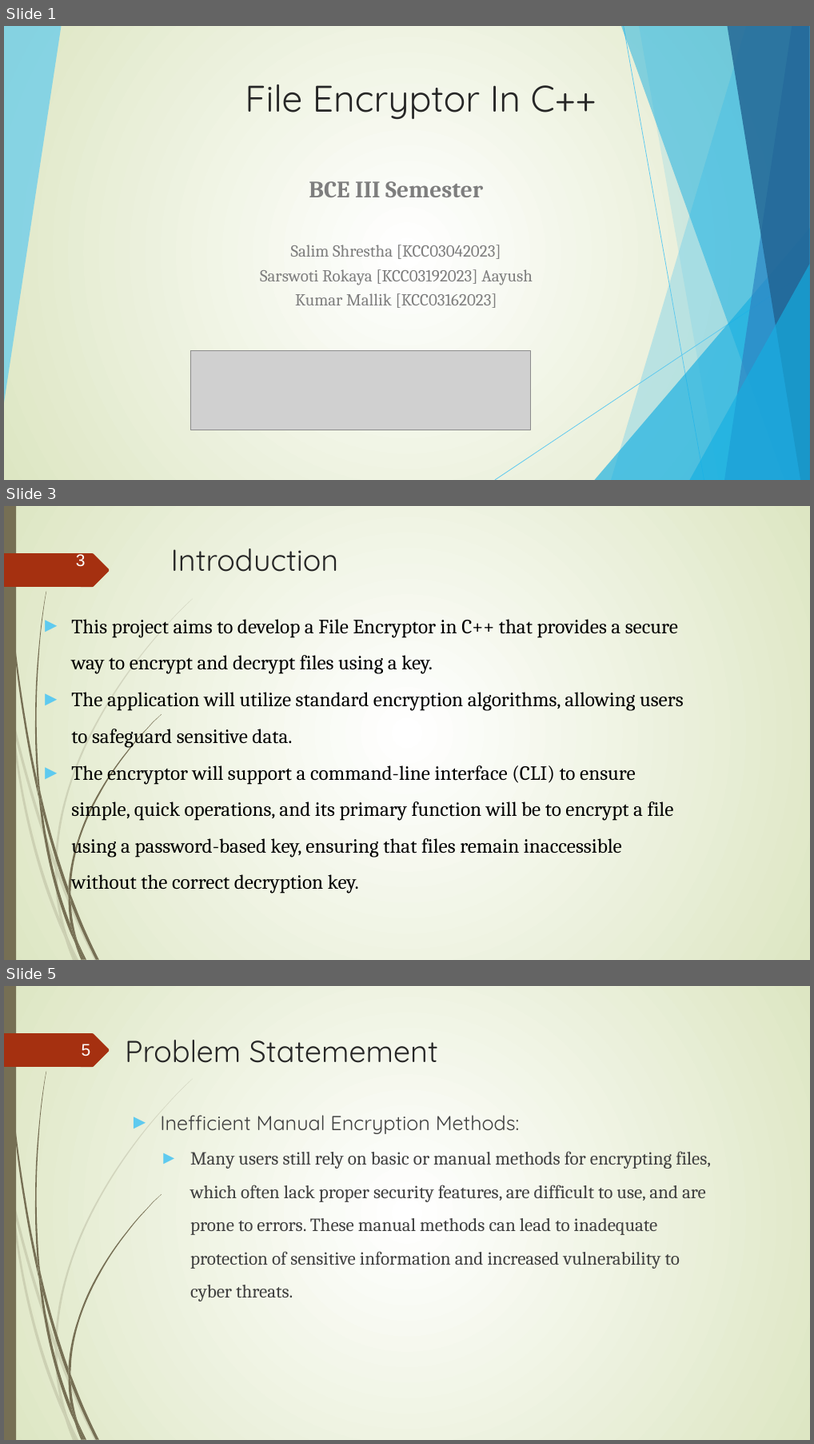
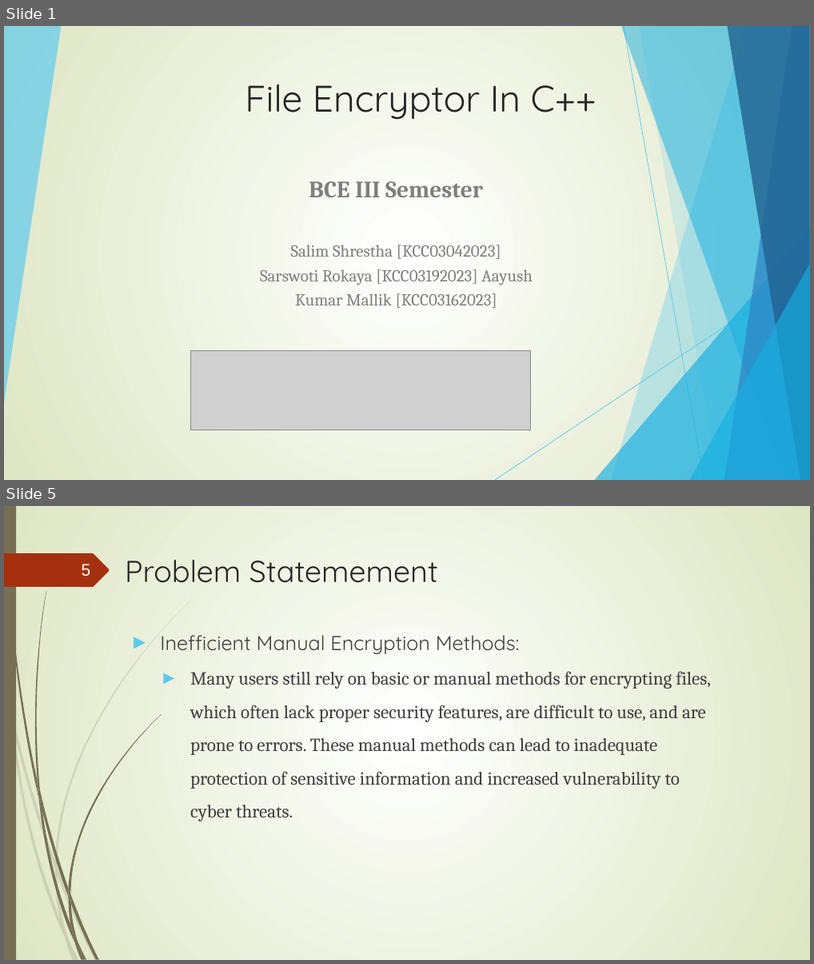
Before and after one commit to salimshre/Encryptor, a slide deck: Documentation/final -File Encryptor In C++.pptx. Shown one above the other, each under a label of ours: slides 1, 3 and 5 before the commit, slides 1 and 5 after it; the slides between them are not shown. The pictures are 814x1444 and 814x964 pixels, drawn with LibreOffice and Linux fonts; fonts in the diff are those of the drawing; grey boxes stand for pictures. Boxes give left, top, right and bottom in pixels: in the first picture for what was removed or moved away, otherwise in the second. Text is boxed around its words. In the diff, an @@ line names an element or a change of style, - is before the commit and + after.

```diff
--- a/Documentation/final -File Encryptor In C++.pptx
+++ b/Documentation/final -File Encryptor In C++.pptx
@@ slide 3 removed at [4,506,810,960], background gradient #FFFFFF to #DDE6C3; not listed: 24 template elements that a slide beside it also shows @@
@@ page number removed at [76,552,86,567] @@
-3
@@ title removed at [171,548,339,572] @@
-Introduction
@@ text removed at [71,619,684,893] @@
-► This project aims to develop a File Encryptor in C++ that provides a secure way to encrypt and decrypt files using a key.
-► The application will utilize standard encryption algorithms, allowing users to safeguard sensitive data.
-► The encryptor will support a command-line interface (CLI) to ensure simple, quick operations, and its primary function will be to encrypt a file using a password-based key, ensuring that files remain inaccessible without the correct decryption key.
```
Also in this commit, not shown: 3 slides added, 2 other slides removed, 4 other files.
